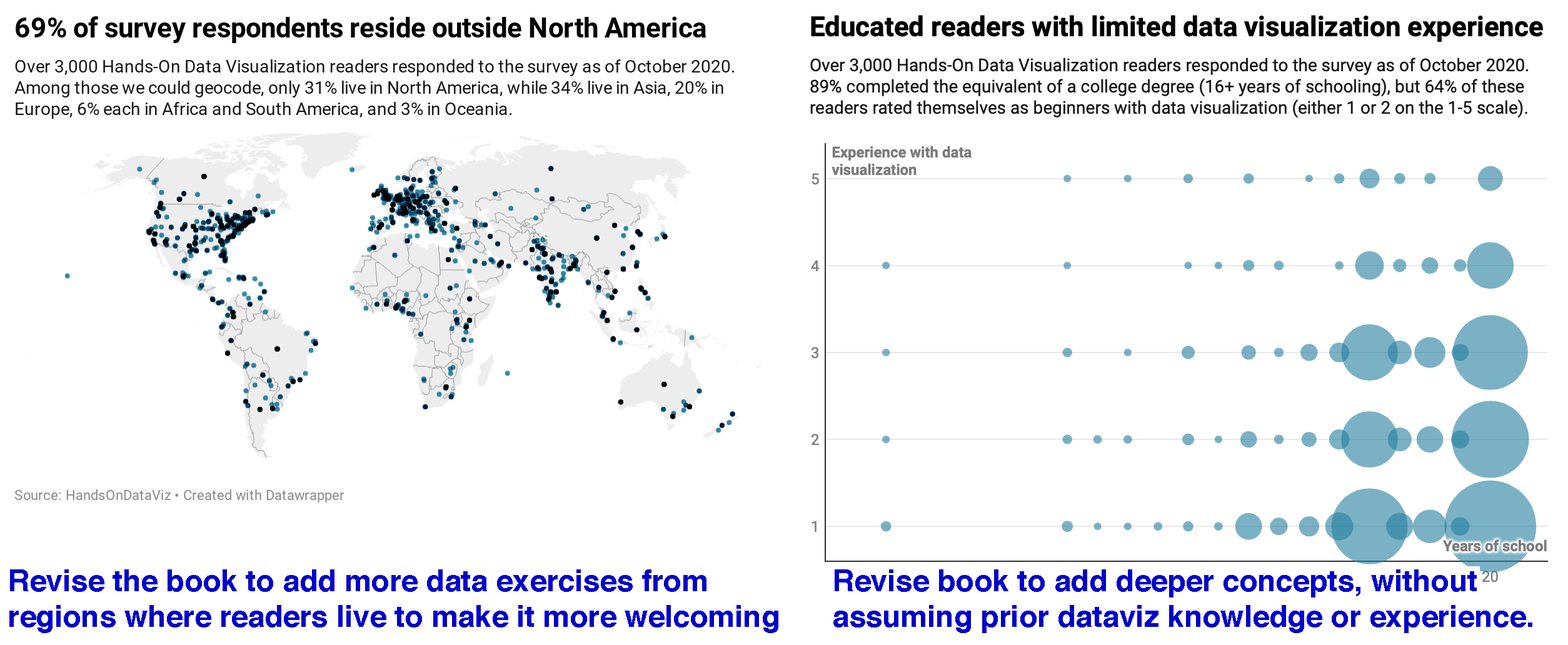
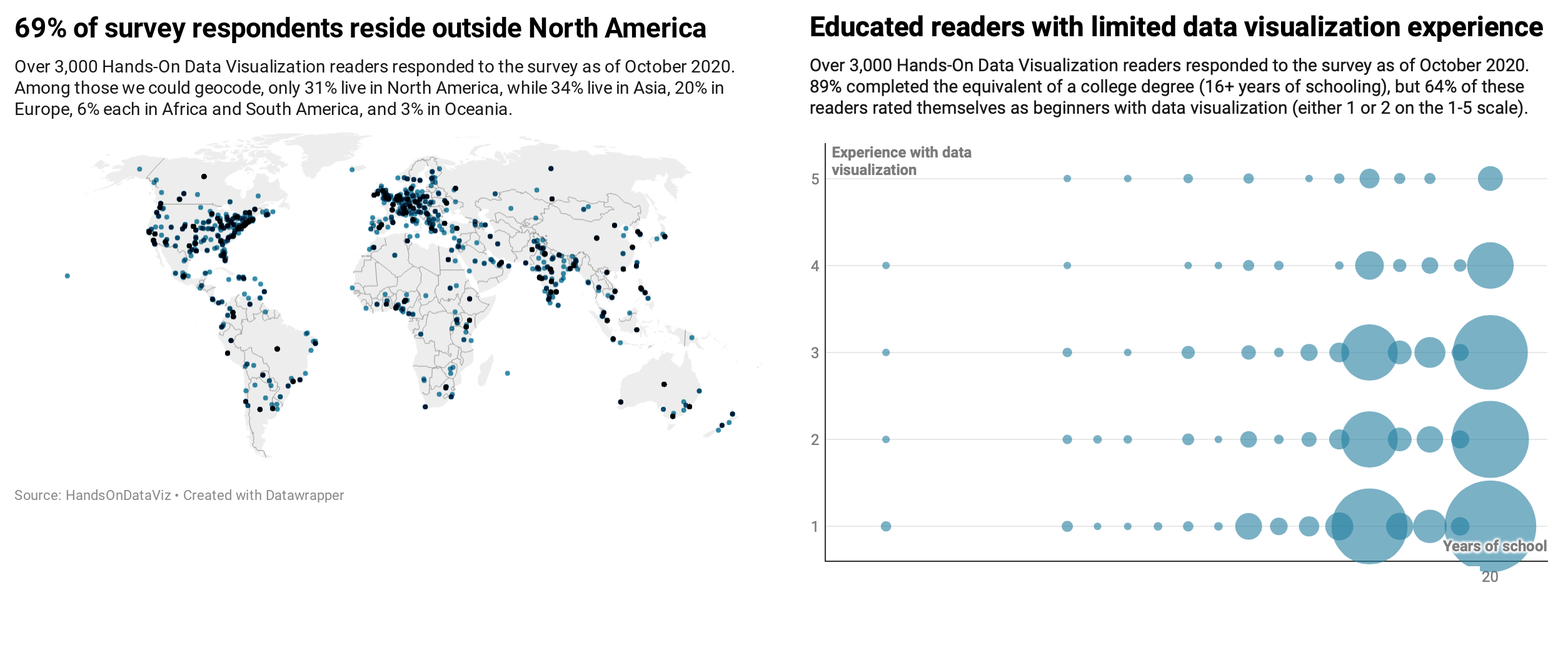
Revision of a layered 1568px x 645px image; what changed, layer by layer:
hid "Revise book to add deeper concepts" over (x1=833, y1=569, x2=1533, y2=634)
hid "Revise the book to add more data exercises from regions where" over (x1=9, y1=569, x2=779, y2=634)
